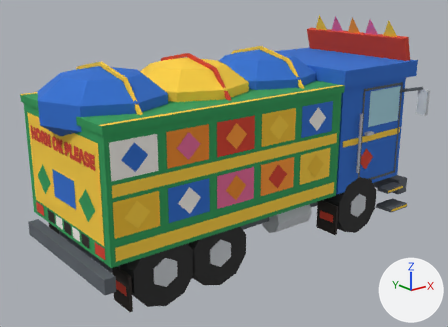
Two versions of the glTF model assets/models/truck_green.glb, one commit apart.
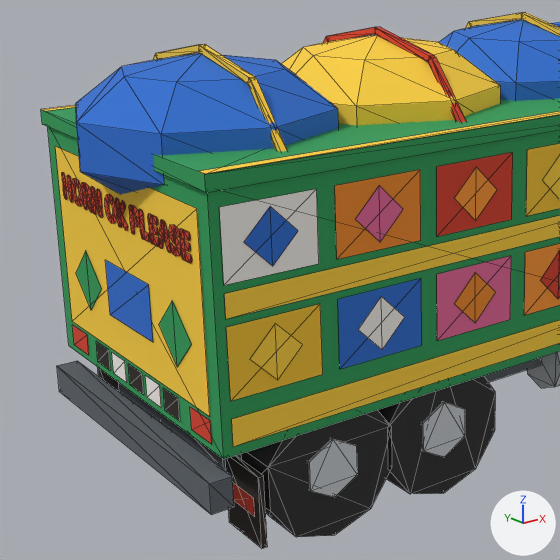
Old and new are each drawn whole from a 50 mm lens placed at (-4.65, -5.64, 3.27), pointed at (-0.16, -0.02, 1.03) and again close up on the part from 0% to 62% of the width and 12% to 97% of the height. The lights are fixed; the arrows at lower right show +X, +Y and +Z. The first two pictures are the older version. The close-ups show mesh edges as thin lines. Vertices at exactly the same position are counted once.

The older version as bpy lines, for what is in view:
```python
me_truck_green = bpy.data.meshes.new('truck_green')
me_truck_green.from_pydata(...)  # 1512 vertices, 1770 faces; spans x -2.4..2.33, y -1.17..1.17, z 0.0..2.65
me_truck_green.materials.append(mat_palette)  # picture img_palette
ob_truck_green = bpy.data.objects.new('truck_green', me_truck_green)
ob_truck_green.location = (0.0, 0.0, 0.0)
```
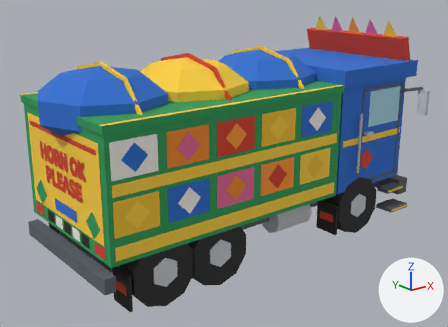
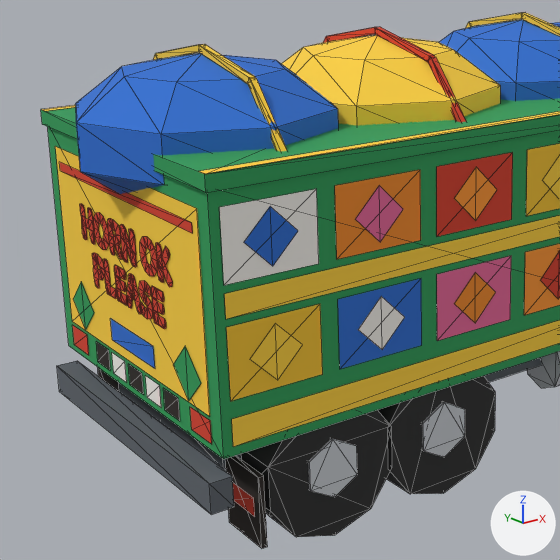
Changed parts and their boxes [x1, y1, x2, y2] in the close-ups (560 x 560 px; the box of a moved part takes in the faces that stretch with it):
part 1 of me_truck_green, moved or reshaped: before [105, 194, 117, 224]; after [140, 236, 157, 276]
part 2 of me_truck_green, moved or reshaped: before [72, 178, 83, 206]; after [94, 212, 109, 250]
part 3 of me_truck_green, moved or reshaped: before [148, 213, 160, 247]; after [151, 286, 166, 329]
part 4 of me_truck_green, moved or reshaped: before [169, 224, 181, 256]; after [139, 280, 153, 319]
part 5 of me_truck_green, added: after [126, 273, 142, 314]
part 6 of me_truck_green, moved or reshaped: before [179, 228, 192, 263]; after [114, 265, 128, 306]
part 7 of me_truck_green, moved or reshaped: before [139, 209, 150, 242]; after [103, 259, 117, 299]
part 8 of me_truck_green, moved or reshaped: before [129, 205, 140, 234]; after [92, 253, 104, 288]
part 9 of me_truck_green, deleted: before [91, 186, 103, 218]
part 10 of me_truck_green, deleted: before [62, 172, 73, 202]
part 11 of me_truck_green, deleted (green): before [159, 300, 192, 367]
part 12 of me_truck_green, deleted (green): before [76, 251, 102, 310]
part 13 of me_truck_green, deleted (blue): before [105, 260, 153, 342]
part 14 of me_truck_green, moved or reshaped: before [82, 182, 172, 253]; after [60, 162, 201, 400]

The change, as a diff of the scene's bpy script:
```diff
--- a/assets/models/truck_green.glb.py
+++ b/assets/models/truck_green.glb.py
@@ me_truck_green @@
 # used by ob_truck_green; location = (0.0, 0.0, 0.0)
-me_truck_green.from_pydata(...)  # 1512 vertices, 1770 faces; spans x -2.4..2.33, y -1.17..1.17, z 0.0..2.65
+me_truck_green.from_pydata(...)  # 1516 vertices, 1773 faces; spans x -2.4..2.33, y -1.17..1.17, z 0.0..2.65
+# me_truck_green part 1: the loose piece of 20 vertices spanning x -2.21, y 0.05..0.19, z 1.52..1.68 is scaled about its middle by (1, 1.31, 1.31), then moved by (0.0, -0.4, -0.15)
+# me_truck_green part 2: the loose piece of 20 vertices spanning x -2.21, y 0.47..0.61, z 1.52..1.68 is scaled about its middle by (1, 1.31, 1.31), then moved by (0.0, -0.27, -0.15)
+# me_truck_green part 3: the loose piece of 45 vertices spanning x -2.21, y -0.41..-0.3, z 1.53..1.67 is scaled about its middle by (1, 1.31, 1.31), then moved by (0.0, 0.01, -0.39)
+# me_truck_green part 4: the loose piece of 34 vertices spanning x -2.21, y -0.63..-0.51, z 1.52..1.68 is scaled about its middle by (1, 1.31, 1.31), then moved by (0.0, 0.36, -0.39)
+# me_truck_green part 5: the loose piece of 46 vertices spanning x -2.21, y -0.53..-0.4, z 1.52..1.67 is copied, and the copy is scaled about its middle by (1, 1.31, 1.31), then moved by (0.0, 0.4, -0.39); it spans x -2.21, y -0.15..0.02, z 1.11..1.31
+# me_truck_green part 6: the loose piece of 45 vertices spanning x -2.21, y -0.73..-0.62, z 1.53..1.67 is scaled about its middle by (1, 1.31, 1.31), then moved by (0.0, 0.75, -0.39)
+# me_truck_green part 7: the loose piece of 24 vertices spanning x -2.21, y -0.31..-0.21, z 1.53..1.67 is scaled about its middle by (1, 1.31, 1.31), then moved by (0.0, 0.46, -0.39)
+# me_truck_green part 8: the loose piece of 28 vertices spanning x -2.21, y -0.21..-0.1, z 1.53..1.68 is scaled about its middle by (1, 1.31, 1.31), then moved by (0.0, 0.49, -0.39)
+# me_truck_green part 9: the loose piece of 41 vertices spanning x -2.21, y 0.23..0.35, z 1.52..1.68 is deleted
+# me_truck_green part 10: the loose piece of 38 vertices spanning x -2.21, y 0.61..0.73, z 1.53..1.67 is deleted
+# me_truck_green part 11: the loose piece of 4 vertices spanning x -2.21, y -0.67..-0.33, z 0.95..1.29 is deleted
+# me_truck_green part 12: the loose piece of 4 vertices spanning x -2.21, y 0.33..0.67, z 0.95..1.29 is deleted
+# me_truck_green part 13: the loose piece of 4 vertices spanning x -2.21, y -0.25..0.25, z 1.0..1.3 is deleted
+# me_truck_green part 14: 9 vertices moved from x -2.21, y -0.52..0.47, z 1.52..1.57 to x -2.21, y -0.5..0.49, z 1.48..1.55; 118 vertices removed from x -2.21, y -0.53..0.47, z 1.52..1.68; 167 vertices added at x -2.21, y -0.75..0.75, z 0.81..1.73
 me_truck_green.materials.append(mat_palette)
```
